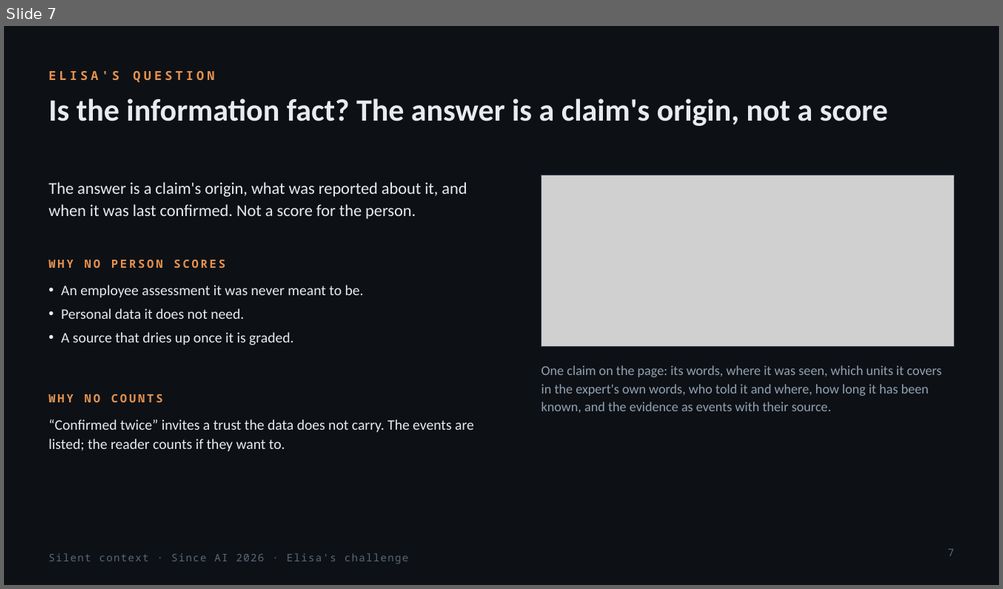
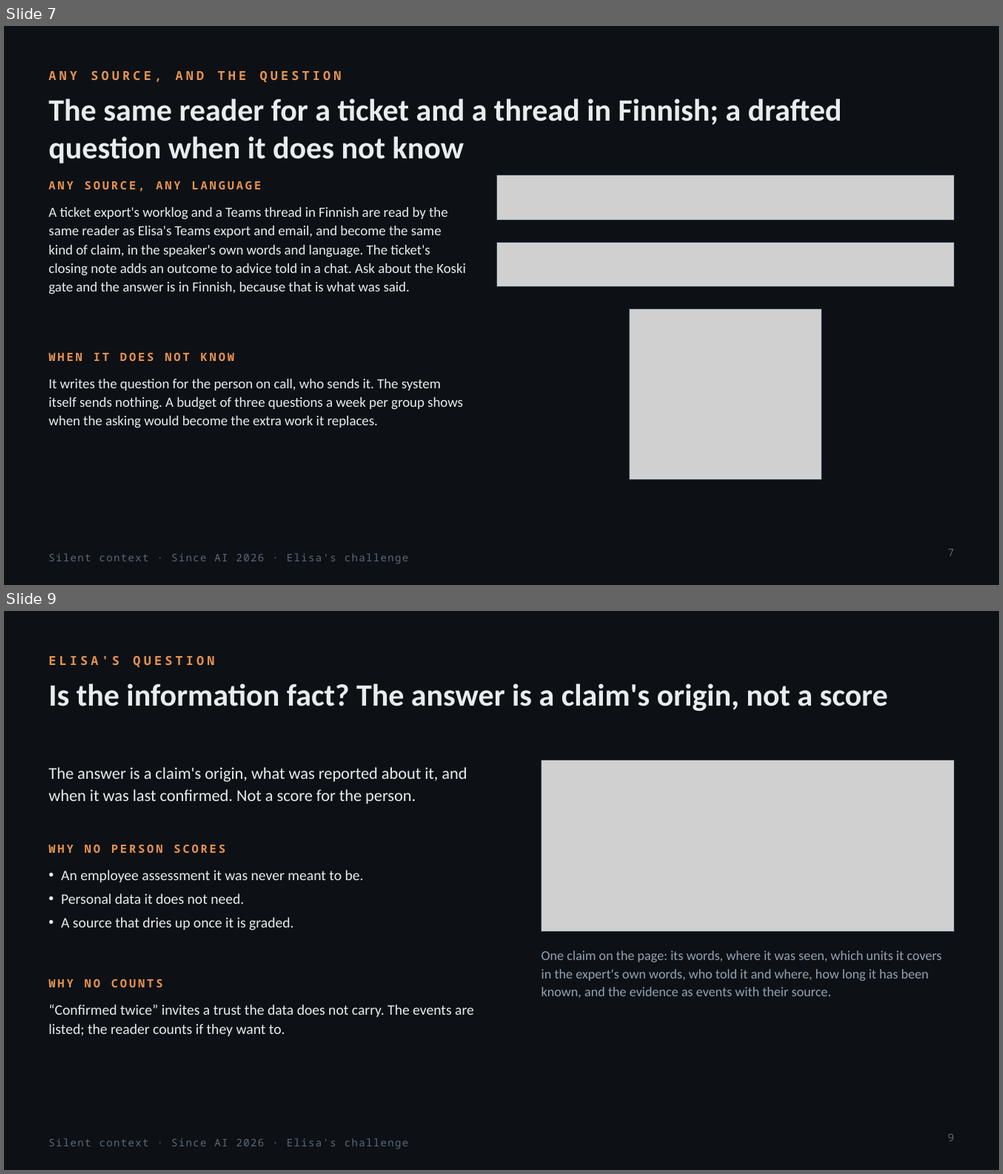
Before and after one commit to pkorrrhonen-cmd/silent-context, a slide deck: docs/slides/silent-context.pptx. Shown one above the other, each under a label of ours: slide 7 before the commit, slides 7 and 9 after it; the slides between them are not shown. The pictures are 1003x589 and 1003x1174 pixels, drawn with LibreOffice and Linux fonts; fonts in the diff are those of the drawing; grey boxes stand for pictures. Boxes give left, top, right and bottom in pixels: in the first picture for what was removed or moved away, otherwise in the second. Text is boxed around its words. In the diff, an @@ line names an element or a change of style, - is before the commit and + after.

```diff
--- a/docs/slides/silent-context.pptx
+++ b/docs/slides/silent-context.pptx
@@ slide 7 added at [4, 26, 999, 585], background #0D1116; not listed: 1 template element that a slide beside it also shows @@
@@ text added at [48, 71, 341, 82], 12 pt, text #E8934F, bold @@
+ANY SOURCE, AND THE QUESTION
@@ title added at [48, 99, 842, 164], 30 pt, text #E8ECEF, bold @@
+The same reader for a ticket and a thread in Finnish; a drafted question when it does not know
@@ picture added at [496, 175, 954, 220] @@
@@ rectangle added at [496, 175, 954, 220], outline #2B3A48 0.75 pt @@
@@ text added at [48, 181, 262, 192], 11 pt, text #E8934F, bold @@
+ANY SOURCE, ANY LANGUAGE
@@ text added at [48, 207, 466, 295], 13.5 pt, text #E8ECEF @@
+A ticket export's worklog and a Teams thread in Finnish are read by the same reader as Elisa's Teams export and email, and become the same kind of claim, in the speaker's own words and language. The ticket's closing note adds an outcome to advice told in a chat. Ask about the Koski gate and the answer is in Finnish, because that is what was said.
@@ picture added at [496, 242, 954, 286] @@
@@ rectangle added at [496, 242, 954, 286], outline #2B3A48 0.75 pt @@
@@ picture added at [629, 309, 822, 480] @@
@@ rectangle added at [629, 309, 822, 480], outline #2B3A48 0.75 pt @@
@@ text added at [48, 353, 234, 361], 11 pt, text #E8934F, bold @@
+WHEN IT DOES NOT KNOW
@@ text added at [48, 379, 463, 429], 13.5 pt, text #E8ECEF @@
+It writes the question for the person on call, who sends it. The system itself sends nothing. A budget of three questions a week per group shows when the asking would become the extra work it replaces.
@@ page number added at [948, 549, 953, 557], 10 pt, text #5B6977 @@
+7
@@ what was slide 7 is now slide 9 @@
@@ page number at [948, 1134, 953, 1142]: text changed @@
-7
+9
```
Also in this commit, not shown: 6 slides changed, 1 other slide added, 32 other files.
